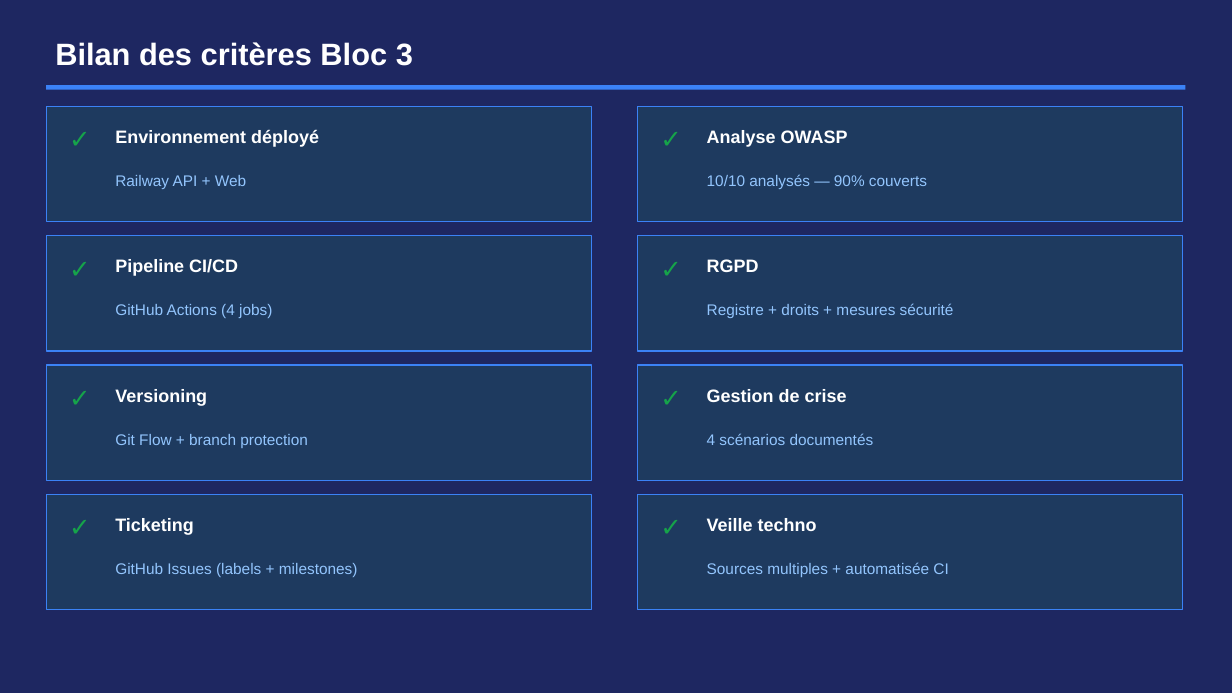
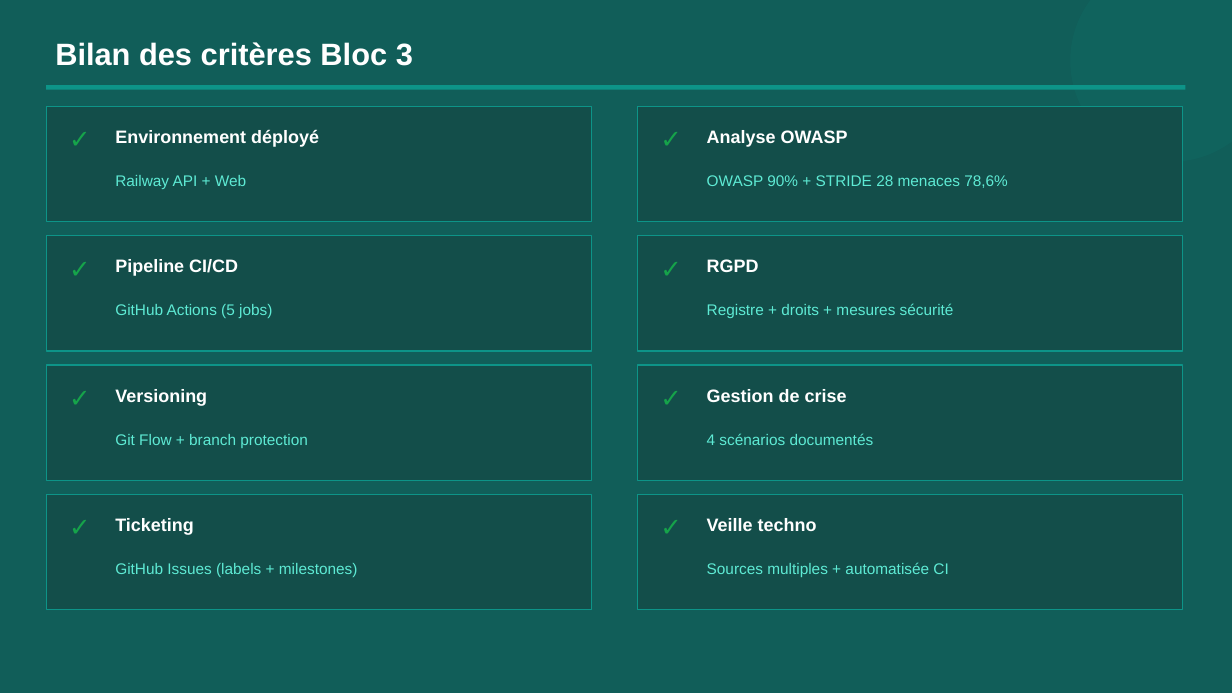
Before and after one commit to Clement-Souil/CesiZen, a slide deck: slide 19 of docs-bloc3/Soutenance_Bloc3_CESIZen.pptx (slide 25 before the commit). Drawn at 1232x693 pixels with LibreOffice and Linux fonts; fonts in the diff are those of the drawing. Boxes give left, top, right and bottom in pixels: in the first picture for what was removed or moved away, otherwise in the second. Text is boxed around its words. In the diff, an @@ line names an element or a change of style, - is before the commit and + after.

```diff
--- a/docs-bloc3/Soutenance_Bloc3_CESIZen.pptx
+++ b/docs-bloc3/Soutenance_Bloc3_CESIZen.pptx
@@ background #1E2761 to #115E59 @@
@@ ellipse added at [1070, 0, 1232, 162], fill #0D9488 at 10% opacity @@
@@ rectangle at [46, 85, 1186, 90]: fill #3B82F6 to #0D9488 @@
@@ text at [707, 175, 1008, 188]: text changed; text colour #93C5FD to #5EEAD4 @@
-10/10 analysés — 90% couverts
+OWASP 90% + STRIDE 28 menaces 78,6%
@@ text at [115, 304, 272, 318]: text changed; text colour #93C5FD to #5EEAD4 @@
-GitHub Actions (4 jobs)
+GitHub Actions (5 jobs)
@@ fill #1E3A5F to #134E4A; outline #3B82F6 1 pt to #0D9488 1 pt in 8 elements at [46, 106, 592, 222], [46, 236, 592, 351], [46, 365, 592, 481], [46, 494, 592, 610], [638, 106, 1183, 222], [638, 236, 1183, 351], [638, 365, 1183, 481], [638, 494, 1183, 610] @@
@@ text colour #93C5FD to #5EEAD4 in 6 elements at [115, 175, 246, 189], [115, 434, 308, 448], [115, 563, 358, 577], [707, 303, 954, 318], [707, 433, 874, 445], [707, 562, 948, 577] @@
```
Also in this commit, not shown: 19 other slides changed, 6 slides removed, 40 other files.
